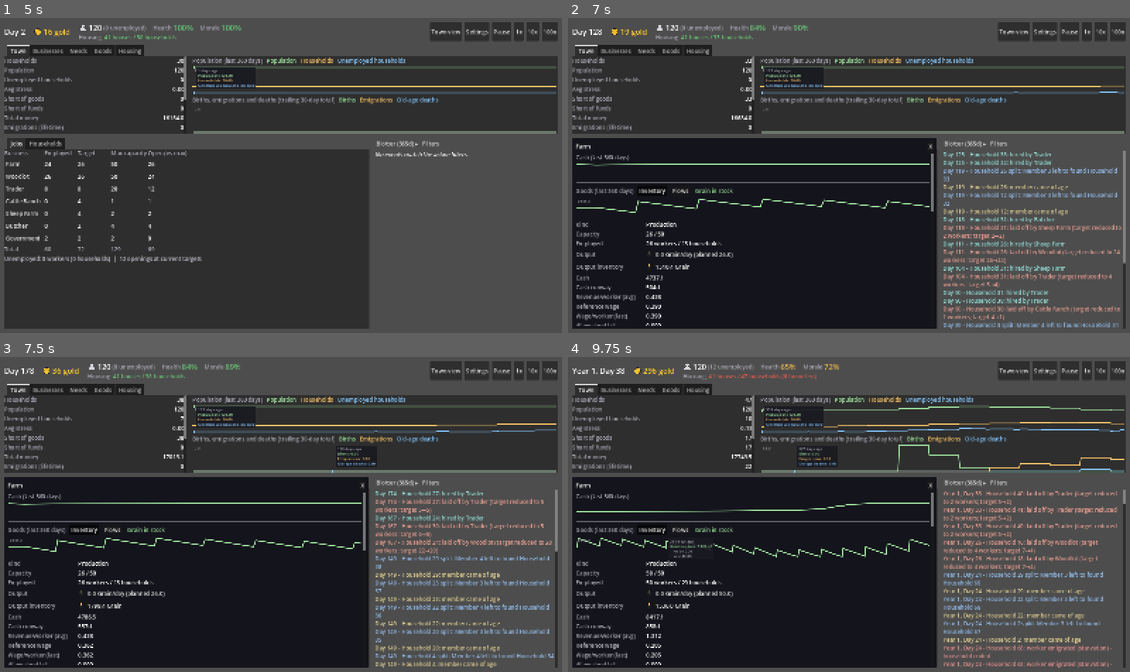
Above: before the commit, frames 1-4 (two rows, left to right).
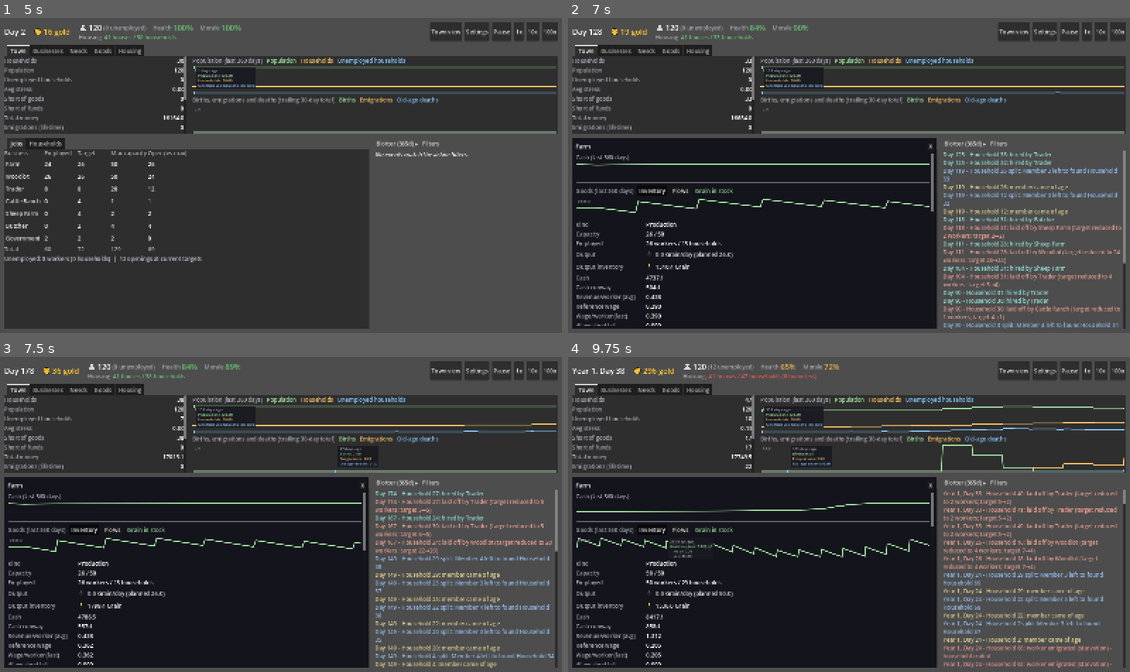
Above: after the commit, the same moments.

Repository: forsman5/sitka
Game: Godot game, scene res://scenes/sim/he_dashboard.tscn
Same seed, same stepped clock (60 frames per second), same inputs: the game is played once before the commit and once after it. This scene is started directly instead of the project's main scene.
Inputs (mouse positions are in pixels of both pictures, inside the frame that each line leads up to):
- Up to frame 1 (5 s): click "Town view" at 0.5 s; click "Play" at 1.25 s; click "Play" at 2 s; click "Dashboard" at 2.75 s; click "1x" at 3.5 s; tap Enter at 4.25 s; drag from (376, 81) to (337, 106) at 4.27 s
- Up to frame 2 (7 s): click "10x" at 5 s; click "100x" at 5.75 s; click "Farm" at 6.5 s
- Up to frame 3 (7.5 s): drag from (376, 457) to (252, 577) at 7.27 s
- Up to frame 4 (9.75 s): move the mouse to (753, 511) at 8.02 s; hold Right (ui_right) 8.03-8.75 s; hold Alt 8.03-8.75 s; click (753, 511) at 8.17 s; drag from (753, 546) to (680, 467) at 8.77 s; move the mouse to (1017, 561) at 9.52 s; hold Left (ui_left) from 9.53 s (still down); tap F at 9.6 s

Frame 1 is identical in both runs. In frame 2, less than 0.1% of the frame differs, in the area x 79-99%, y 21-25%; in frame 3, 0.3%; in frame 4, 1.6%, in the area x 38-100%, y 15-37%.

Commit message:
Improve household simulation tick throughput

Diff:
--- a/scripts/sim/household_economy/he_dashboard.gd
+++ b/scripts/sim/household_economy/he_dashboard.gd
@@ -28,6 +28,7 @@
 ## HEBusiness.type_key) and costs nothing -- both may change later.
 const SEED := 4242
 const SECONDS_PER_DAY_AT_1X := 1.0
+const TOWN_CHART_REFRESH_SECONDS := 0.5
 const WAGE_TOOLTIP := "A business paying above the reference wage grows (green); one paying below shrinks (red)."
 ## Filters always rescan this complete simulated-time window. The view is
 ## scrollable, so no separate event-count cap can hide an enabled category.
@@ -135,6 +136,7 @@
 var _town_phase: float = TOWN_TICK_PHASE
 var _speed_multiplier: float = 1.0
 var _day_accumulator: float = 0.0
+var _last_town_chart_day := -1
 
 var _day_label: Label
 var _treasury_margin: Control
@@ -317,6 +319,7 @@
 	if not builder.is_valid():
 		builder = Callable(HEScenarioSeeds, "build_three_business_economy")
 	_simulation = HESimulation.new(SEED, builder)
+	_last_town_chart_day = -1
 	_town_layout = HETownLayout.new(HETownLayout.scenario_key_for(builder), _town_settlement_id(), _simulation.get_business_reports(), _simulation.get_dwelling_reports())
 	if _town_view != null:
 		_town_view.sync(_town_layout, _simulation.get_business_reports(), _simulation.get_housing_report(_town_settlement_id()))
@@ -1205,6 +1208,15 @@
 	var city := _simulation.get_city_summary()
 	for stat in TOWN_STATS:
 		(_town_stat_labels[stat[1]] as Label).text = stat[2] % city[stat[1]]
+	# The town stats stay current on every tick. At high speed, redraw the
+	# history charts about twice per requested real second instead of once per
+	# frame; the next redraw still includes every simulated day in the history.
+	var chart_interval := maxi(1, int(_speed_multiplier * TOWN_CHART_REFRESH_SECONDS))
+	if _town_view != null and _town_view.visible:
+		chart_interval = 1
+	if _last_town_chart_day >= 0 and _simulation.day - _last_town_chart_day < chart_interval:
+		return
+	_last_town_chart_day = _simulation.day
 	# Extra leading days so the trailing flow sums are full from the first point.
 	var history := _simulation.get_daily_history(GameState.sparkline_days + TOWN_FLOW_WINDOW_DAYS - 1)
 	var shown_from := maxi(0, history.size() - GameState.sparkline_days)
@@ -1291,6 +1303,7 @@
 		_create_business_button.visible = GameState.dev_mode
 	_update_history_titles()
 	_set_blotter_minimized(_blotter_minimized)
+	_last_town_chart_day = -1
 	_refresh()
 	_refresh_blotter()
 
@@ -1303,7 +1316,10 @@
 func _make_speed_button(label: String, speed: float) -> Button:
 	var btn := Button.new()
 	btn.text = label
-	btn.pressed.connect(func() -> void: _speed_multiplier = speed)
+	btn.pressed.connect(func() -> void:
+		_speed_multiplier = speed
+		_last_town_chart_day = -1
+		_refresh_town())
 	_speed_buttons.append(btn)
 	return btn
 
@@ -3008,7 +3024,9 @@
 	# A business that failed (or was created) changes the set of rows and the
 	# Create business menu's "already built" state; rebuild rather than leave a
 	# frozen row for a business that no longer exists.
-	var reports := _simulation.get_business_reports()
+	# The rows and town map use current values; detailed histories are built
+	# only when a business detail panel asks for them.
+	var reports := _simulation.get_business_reports(-1, false)
 	_town_layout.reconcile(reports, _simulation.get_dwelling_reports())
 	_town_view.sync(_town_layout, reports, _simulation.get_housing_report(_town_settlement_id()))
 	var rows_stale := reports.size() != _business_rows.size()
--- a/scripts/sim/household_economy/he_simulation.gd
+++ b/scripts/sim/household_economy/he_simulation.gd
@@ -1249,7 +1249,7 @@
 		"employer_business_id": h.employer_business_id if is_worker else -1,
 	}
 
-func get_business_reports(settlement_id: int = -1) -> Array:
+func get_business_reports(settlement_id: int = -1, include_detail: bool = true) -> Array:
 	var out: Array = []
 	var ids := businesses.keys()
 	ids.sort()
@@ -1274,9 +1274,6 @@
 			"last_cash_change": b.last_cash_change,
 			"last_planned_units": b.last_planned_units,
 			"last_actual_units": b.last_actual_units,
-			"balance_history": b.balance_history(),
-			"ledger": b.ledger_history(1).back() if not b.ledger_history(1).is_empty() else {},
-			"ledger_history": b.ledger_history(),
 			"last_wage_per_worker": b.last_wage_per_worker,
 			"rolling_average_wage": b.rolling_average_wage(),
 			"rolling_average_revenue_per_worker": b.rolling_average_revenue_per_worker(),
@@ -1288,8 +1285,13 @@
 			# report the real countdown to it, not days_until_next_harvest()'s
 			# constant growth_days stand-in (which sell-pace logic wants).
 			"days_to_next_harvest": (HERD_EVAL_INTERVAL_DAYS - day % HERD_EVAL_INTERVAL_DAYS) if b.kind == HEBusiness.Kind.HERD else b.days_until_next_harvest(),
-			"fields": _field_reports(b),
 		}
+		if include_detail:
+			var recent_ledger := b.ledger_history(1)
+			report["balance_history"] = b.balance_history()
+			report["ledger"] = recent_ledger.back() if not recent_ledger.is_empty() else {}
+			report["ledger_history"] = b.ledger_history()
+			report["fields"] = _field_reports(b)
 		if b.uses_field_model():
 			var projection := _next_harvest_projection(b, int(report["employed_workers"]))
 			report["next_harvest_expected_units"] = projection["expected_units"]
@@ -1321,9 +1323,11 @@
 			if treasury != null:
 				report["balance"] = treasury.balance
 				report["last_cash_change"] = treasury.last_cash_change
-				report["balance_history"] = treasury.balance_history()
+				if include_detail:
+					report["balance_history"] = treasury.balance_history()
 				report["cash_runway_days"] = _business_cash_runway_days(treasury)
-			report["warehouse_orders"] = _warehouse_order_rows(b)
+			if include_detail:
+				report["warehouse_orders"] = _warehouse_order_rows(b)
 		elif b.kind == HEBusiness.Kind.HERD:
 			var herd_commodity := b.herd_commodity()
 			report["recipe_id"] = "herd"
@@ -1334,11 +1338,12 @@
 			report["wool_stock"] = b.stock(Commodity.Type.WOOL) if b.species == HEBusiness.Species.SHEEP else 0.0
 			report["last_wool_produced"] = b.last_wool_produced
 			report["last_hardship_butchered"] = b.last_hardship_butchered
-			report["herd_events"] = b.herd_events.duplicate(true)
-			report["cull_target"] = herd_cull_target(b)
-			report["cull_target_min"] = herd_cull_target_range(b).x
-			report["cull_target_max"] = herd_cull_target_range(b).y
-			if b.species == HEBusiness.Species.SHEEP:
+			if include_detail:
+				report["herd_events"] = b.herd_events.duplicate(true)
+				report["cull_target"] = herd_cull_target(b)
+				report["cull_target_min"] = herd_cull_target_range(b).x
+				report["cull_target_max"] = herd_cull_target_range(b).y
+			if include_detail and b.species == HEBusiness.Species.SHEEP:
 				var sustaining := wool_sustaining_herd_counts(b)
 				report["wool_sustaining_unstaffed"] = int(sustaining.x)
 				report["wool_sustaining_current"] = int(sustaining.y)
@@ -1350,20 +1355,21 @@
 			report["recipe_id"] = b.recipe.id
 			report["output_commodity"] = Commodity.name_of(output_commodity)
 			report["stock"] = b.stock(output_commodity)
-			var input_inventory := {}
-			for input_commodity in b.recipe.inputs.keys():
-				input_inventory[Commodity.name_of(input_commodity)] = b.stock(input_commodity)
-			report["input_inventory"] = input_inventory
-			# {flow: [{"commodity": name, "values": Array[float]}]} -- one entry
-			# per good, so a multi-good recipe is just more series.
-			var flow_history := {}
-			for flow in HEBusiness.ALL_SERIES:
-				var flow_series: Array = []
-				var history := b.flow_history(flow)
-				for commodity in history.keys():
-					flow_series.append({"commodity": Commodity.name_of(commodity), "values": history[commodity]})
-				flow_history[flow] = flow_series
-			report["flow_history"] = flow_history
+			if include_detail:
+				var input_inventory := {}
+				for input_commodity in b.recipe.inputs.keys():
+					input_inventory[Commodity.name_of(input_commodity)] = b.stock(input_commodity)
+				report["input_inventory"] = input_inventory
+				# {flow: [{"commodity": name, "values": Array[float]}]} -- one entry
+				# per good, so a multi-good recipe is just more series.
+				var flow_history := {}
+				for flow in HEBusiness.ALL_SERIES:
+					var flow_series: Array = []
+					var history := b.flow_history(flow)
+					for commodity in history.keys():
+						flow_series.append({"commodity": Commodity.name_of(commodity), "values": history[commodity]})
+					flow_history[flow] = flow_series
+				report["flow_history"] = flow_history
 		out.append(report)
 	return out
 
@@ -2664,7 +2670,7 @@
 ## on offer. A need with several satisfiers is cleared cheapest-first, so the
 ## cheaper good takes what it can and the next one is asked for the rest
 ## instead of the household going without when the cheaper good runs short.
-func _desired_purchase(h: HEHousehold, commodity: Commodity.Type) -> float:
+func _desired_purchase(h: HEHousehold, commodity: Commodity.Type, shared_cascade: Array[Commodity.Type] = []) -> float:
 	var need := HENeeds.for_commodity(commodity)
 	if need == null or not _need_served(h.settlement_id, need):
 		return 0.0
@@ -2674,7 +2680,7 @@
 		# and anything after it in that order as a fallback; goods that clear
 		# BEFORE the favourite are skipped, so a household that finds meat
 		# dearer than posted keeps buying grain until meat is clearly cheaper.
-		var cascade := _household_cascade(h.settlement_id, need)
+		var cascade := shared_cascade if not shared_cascade.is_empty() else _household_cascade(h.settlement_id, need)
 		if not cascade.has(commodity):
 			return 0.0
 		if cascade.find(commodity) < cascade.find(_household_favourite(h, need, cascade)):
@@ -3493,10 +3499,14 @@
 	var price: float = (markets[settlement_id] as HEMarket).price[commodity]
 	if price <= 0.0:
 		return 0.0
+	var need := HENeeds.for_commodity(commodity)
+	var cascade: Array[Commodity.Type] = []
+	if need != null and need.unit_values.size() > 1:
+		cascade = _household_cascade(settlement_id, need)
 	var total := 0.0
 	for household_id in (settlements[settlement_id] as HESettlement).household_ids:
 		var h: HEHousehold = households[household_id]
-		total += minf(_desired_purchase(h, commodity), maxf(0.0, h.balance / price))
+		total += minf(_desired_purchase(h, commodity, cascade), maxf(0.0, h.balance / price))
 	return total
 
 ## One commodity's daily clearing. The seller side is now a single business
@@ -3533,8 +3543,9 @@
 	# household going without -- only the last satisfier records it as unmet.
 	var need := HENeeds.for_commodity(commodity)
 	var defers_shortfall := false
+	var cascade: Array[Commodity.Type] = []
 	if need != null and need.unit_values.size() > 1:
-		var cascade := _household_cascade(settlement_id, need)
+		cascade = _household_cascade(settlement_id, need)
 		defers_shortfall = cascade.has(commodity) and cascade.back() != commodity
 
 	var requests_funded: Dictionary = {}
@@ -3543,7 +3554,7 @@
 
 	for household_id in (settlements[settlement_id] as HESettlement).household_ids:
 		var h: HEHousehold = households[household_id]
-		var desired_qty: float = _desired_purchase(h, commodity)
+		var desired_qty: float = _desired_purchase(h, commodity, cascade)
 		if desired_qty > 0.0001:
 			total_wanted += desired_qty
 			var available_balance: float = starting_balance[household_id] - reserved_spend.get(household_id, 0.0)
